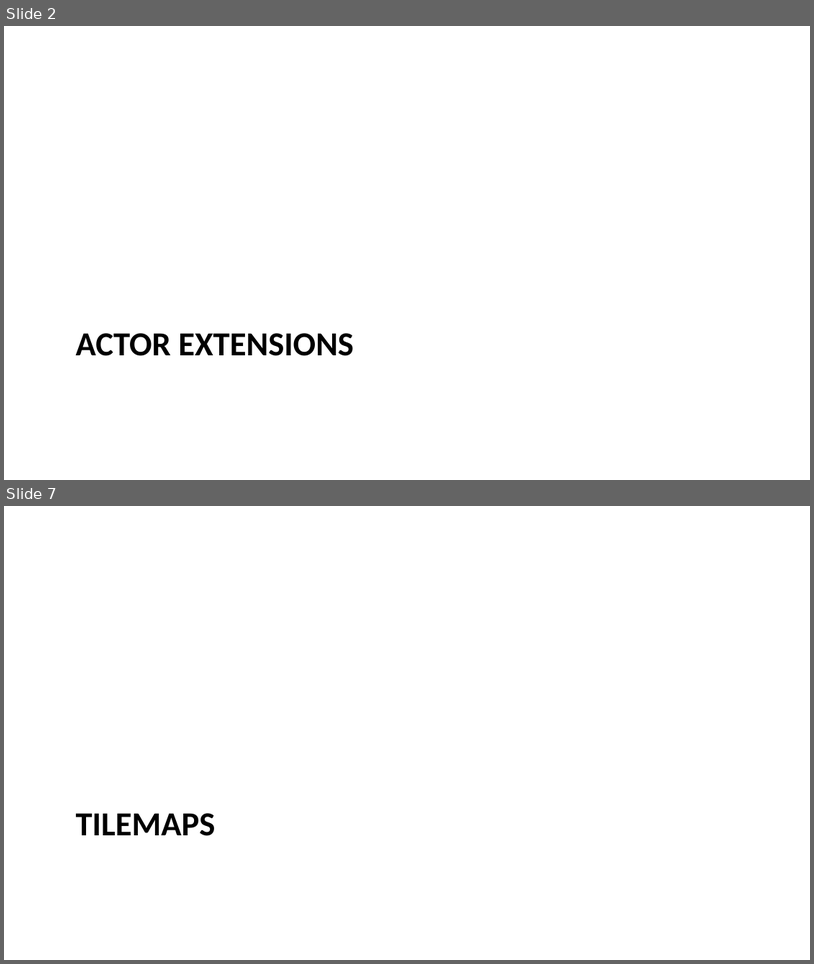
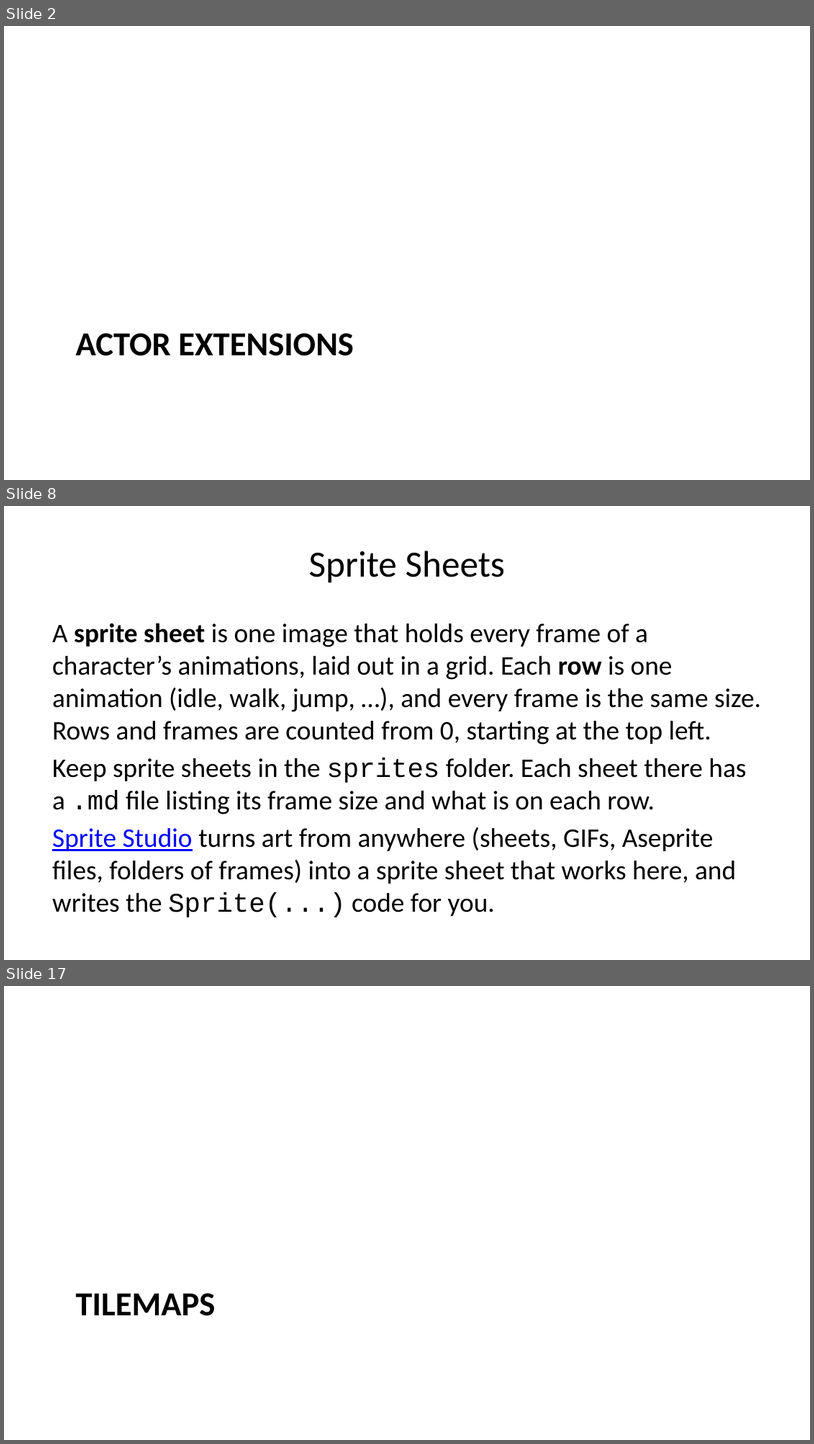
Before and after one commit to mjdargen/cs4040, a slide deck: course/u5m1/u5m1-slides.pptx. Shown one above the other, each under a label of ours: slides 2 and 7 before the commit, slides 2, 8 and 17 after it; the slides between them are not shown. The pictures are 814x964 and 814x1444 pixels, drawn with LibreOffice and Linux fonts; fonts in the diff are those of the drawing. Boxes give left, top, right and bottom in pixels: in the first picture for what was removed or moved away, otherwise in the second. Text is boxed around its words. In the diff, an @@ line names an element or a change of style, - is before the commit and + after.

```diff
--- a/course/u5m1/u5m1-slides.pptx
+++ b/course/u5m1/u5m1-slides.pptx
@@ slide 8 added at [4,506,810,960], background #FFFFFF @@
@@ title added at [309,551,505,583], 33 pt, text #000000 @@
+Sprite Sheets
@@ text added at [52,623,761,917], 24 pt, text #000000 @@
+A sprite sheet is one image that holds every frame of a character’s animations, laid out in a grid. Each row is one animation (idle, walk, jump, …), and every frame is the same size. Rows and frames are counted from 0, starting at the top left.
+Keep sprite sheets in the sprites folder. Each sheet there has a .md file listing its frame size and what is on each row.
+Sprite Studio turns art from anywhere (sheets, GIFs, Aseprite files, folders of frames) into a sprite sheet that works here, and writes the Sprite(...) code for you.
@@ what was slide 7 is now slide 17 @@
```
Also in this commit, not shown: 7 slides changed, 24 other slides added, 18 other files.
